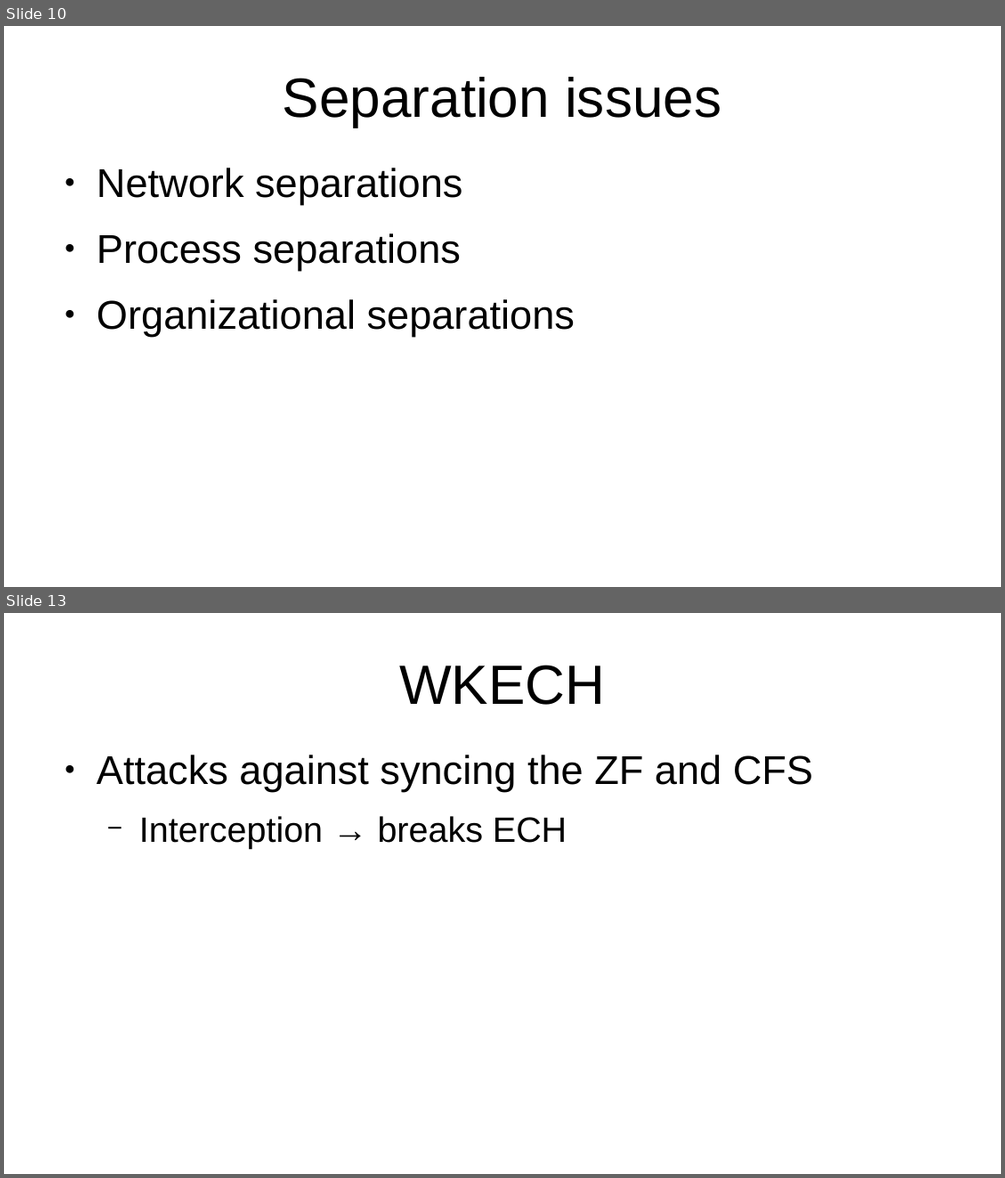
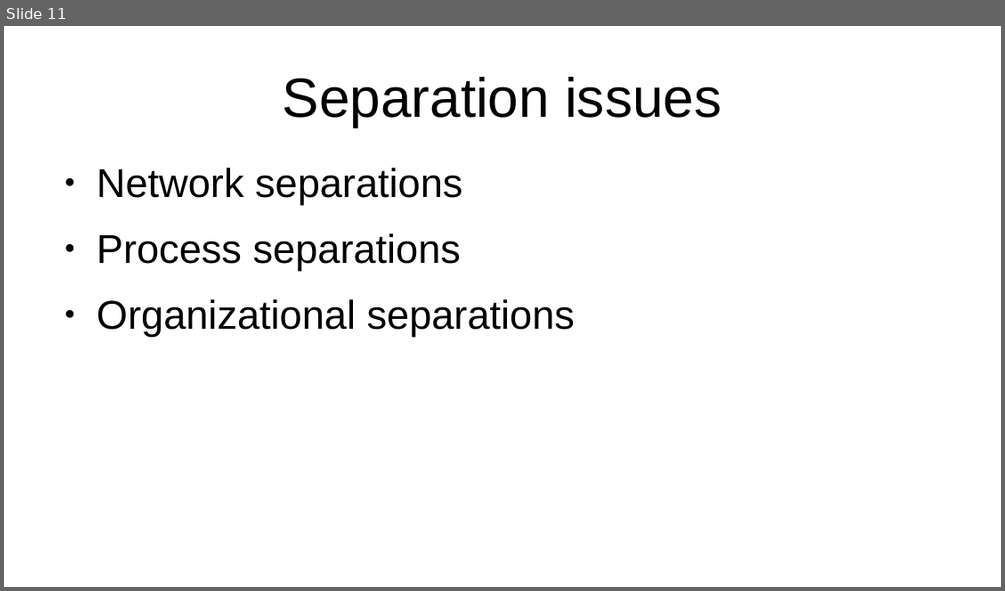
Before and after one commit to certtools/defo-security-analysis, a slide deck: stammtisch/presentation.odp. Shown one above the other, each under a label of ours: slides 10 and 13 before the commit, slide 11 after it; the slides between them are not shown. The pictures are 1005x1178 and 1005x591 pixels, drawn with LibreOffice and Linux fonts; fonts in the diff are those of the drawing. Boxes give left, top, right and bottom in pixels: in the first picture for what was removed or moved away, otherwise in the second. Text is boxed around its words. In the diff, an @@ line names an element or a change of style, - is before the commit and + after.

```diff
--- a/stammtisch/presentation.odp
+++ b/stammtisch/presentation.odp
@@ slide 13 removed at box(4, 613, 1001, 1174), background #FFFFFF @@
@@ title removed at box(399, 665, 605, 705) @@
-WKECH
@@ text removed at box(97, 755, 813, 848) @@
-● Attacks against syncing the ZF and CFS
-  − Interception → breaks ECH
@@ what was slide 10 is now slide 11 @@
```
Also in this commit, not shown: 5 slides changed, 5 slides added, 12 other slides removed, 1 other file.
